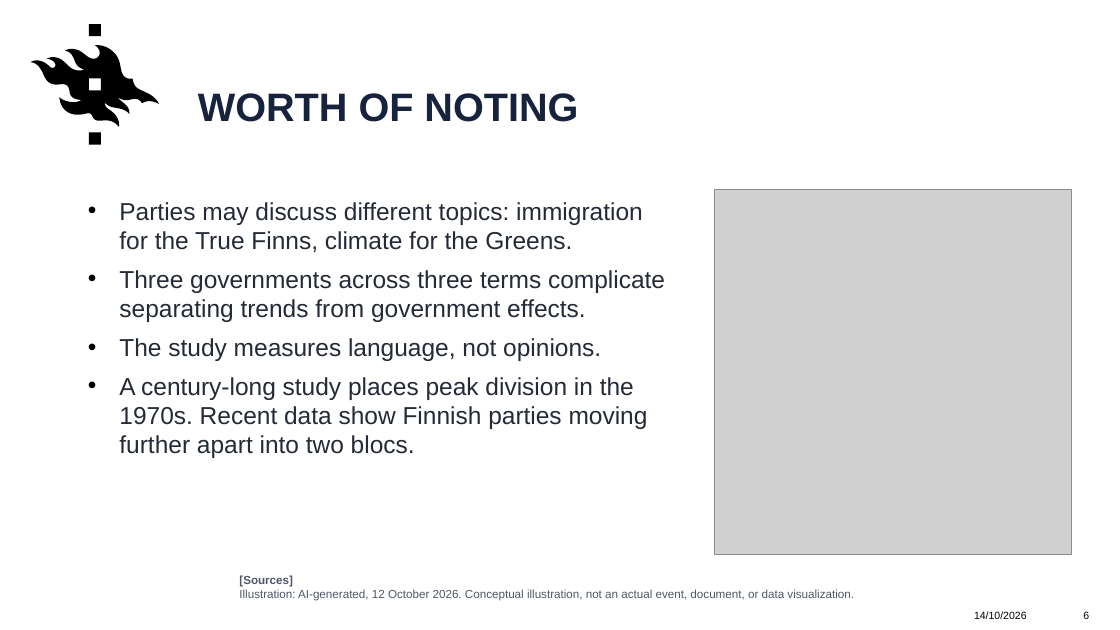
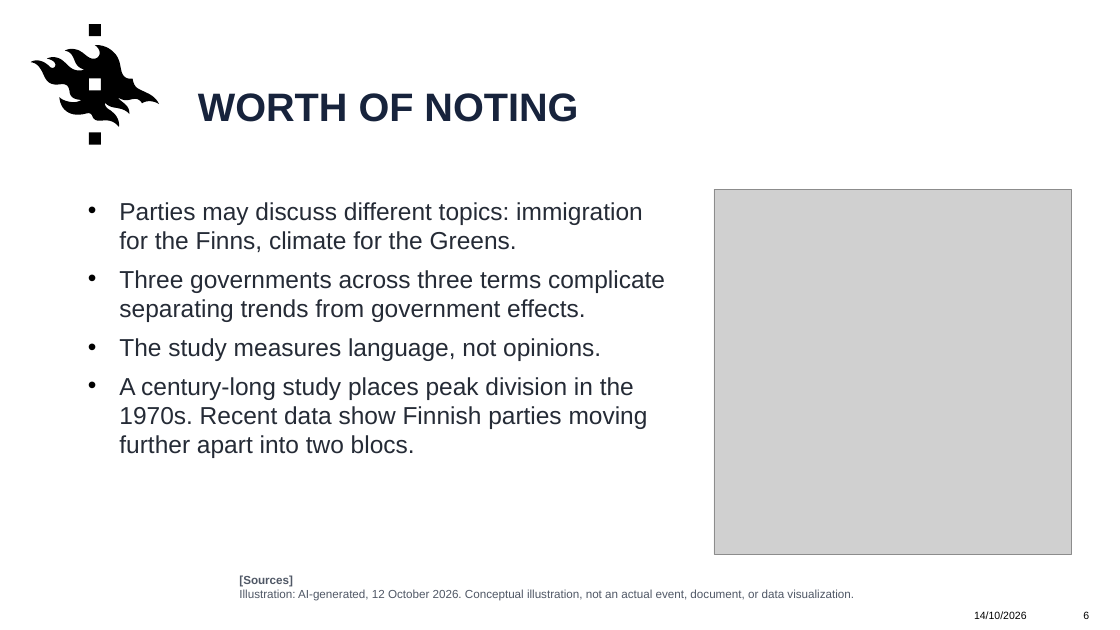
Before and after one commit to jtompuri/data-science-mini-project, a slide deck: slide 6 of Pitch 2.pptx. Drawn at 1120x630 pixels with LibreOffice and Linux fonts; fonts in the diff are those of the drawing; grey boxes stand for pictures; background and template pictures are left out. Boxes give left, top, right and bottom in pixels: in the first picture for what was removed or moved away, otherwise in the second. Text is boxed around its words. In the diff, an @@ line names an element or a change of style, - is before the commit and + after.

```diff
--- a/Pitch 2.pptx
+++ b/Pitch 2.pptx
@@ text at (119,202,643,252): text changed @@
-• Parties may discuss different topics: immigration for the True Finns, climate for the Greens.
+• Parties may discuss different topics: immigration for the Finns, climate for the Greens.
```
